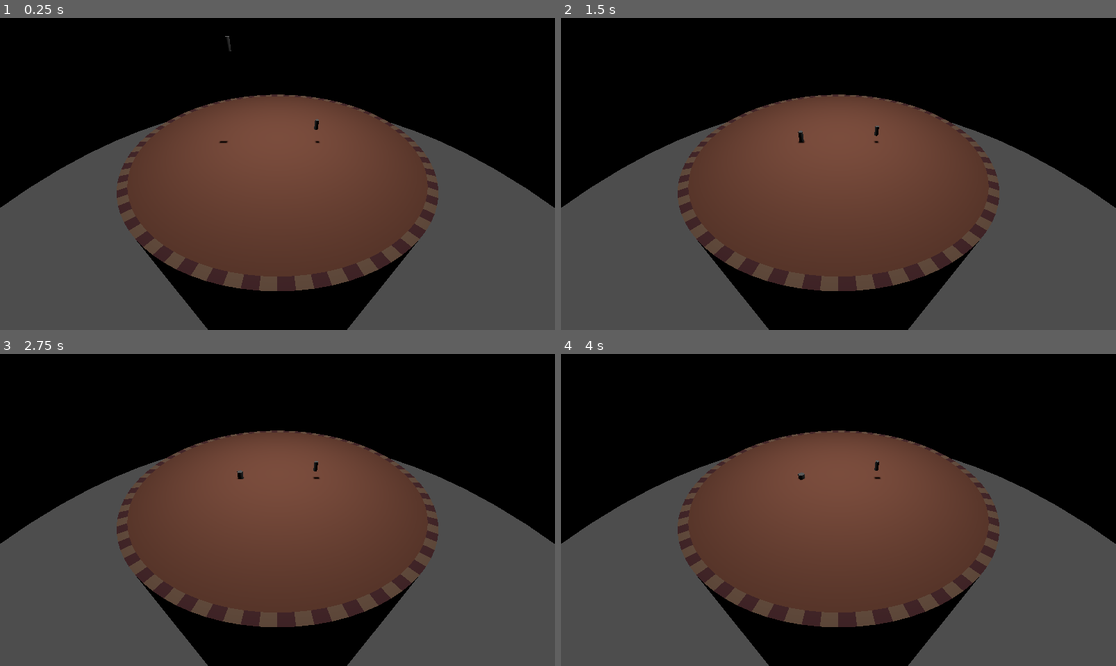
Above: before the commit, frames 1-4 (two rows, left to right).
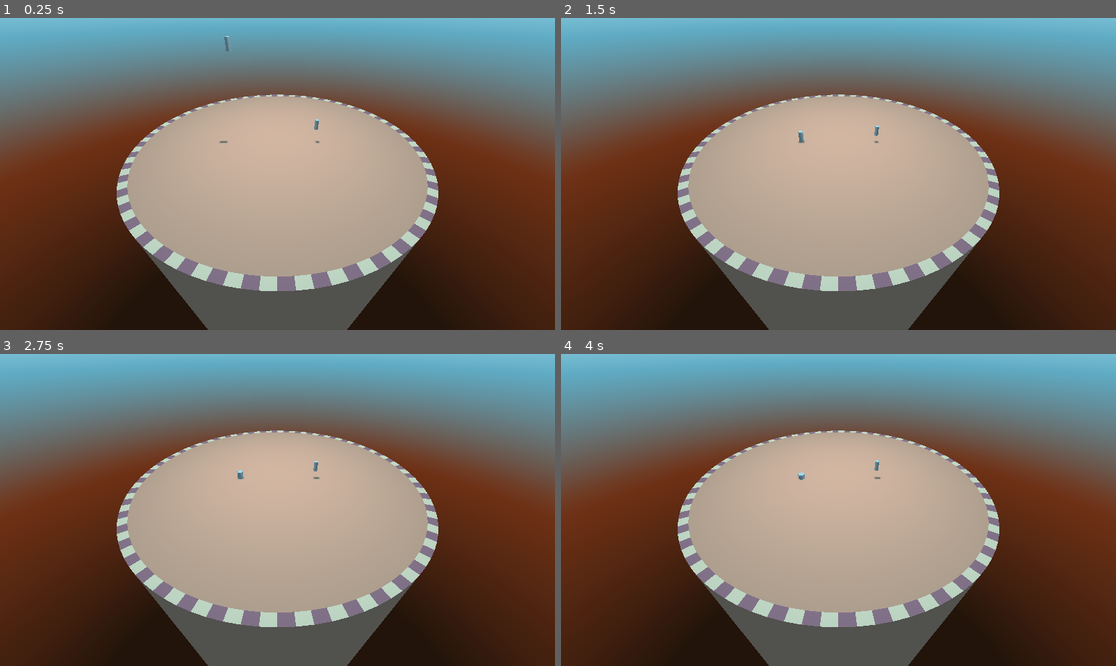
Above: after the commit, the same moments.

Repository: proximadams/Lucky-Erik-Alex-Jam-2025
Game: Godot game, scene res://World.tscn
Two runs of this game, one before a commit and one after it. Both use one fixed random seed, a clock stepped at 60 frames per second and the inputs below.
Inputs:
- Up to frame 1 (0.25 s): no input
- Up to frame 2 (1.5 s): no input
- Up to frame 3 (2.75 s): no input
- Up to frame 4 (4 s): tap Enter at 3.5 s

The runs differ from the first frame. In frame 1, 100% of the frame differs, in the area x 0-100%, y 0-100%; in frame 2, 100%; in frame 3, 100%; in frame 4, 100%.

Commit message:
add background

Diff:
--- a/World.tscn
+++ b/World.tscn
@@ -13,6 +13,24 @@
 albedo_texture = ExtResource("3_t73nb")
 emission = Color(0.226707, 0.226707, 0.226707, 1)
 
+[sub_resource type="Gradient" id="Gradient_rtt0v"]
+offsets = PackedFloat32Array(0.190678, 0.372881, 0.478814, 0.538136, 0.631356)
+colors = PackedColorArray(0.143595, 0.0929463, 0.0618819, 1, 0.442296, 0.198819, 0.0975255, 1, 0.370997, 0.683203, 0.785498, 1, 0.848555, 0.961495, 1, 1, 0.427658, 0.854481, 1, 1)
+
+[sub_resource type="GradientTexture2D" id="GradientTexture2D_mw65n"]
+gradient = SubResource("Gradient_rtt0v")
+fill_from = Vector2(1, 1)
+
+[sub_resource type="PanoramaSkyMaterial" id="PanoramaSkyMaterial_ne7n0"]
+panorama = SubResource("GradientTexture2D_mw65n")
+
+[sub_resource type="Sky" id="Sky_f0f87"]
+sky_material = SubResource("PanoramaSkyMaterial_ne7n0")
+
+[sub_resource type="Environment" id="Environment_hhfu7"]
+background_mode = 2
+sky = SubResource("Sky_f0f87")
+
 [node name="Node3D" type="Node3D"]
 
 [node name="Floor" type="StaticBody3D" parent="."]
@@ -26,6 +44,7 @@
 
 [node name="SM_Skybox" parent="Floor" instance=ExtResource("2_dp8aw")]
 transform = Transform3D(-4.37114e-08, 0, -1, 0, 1, 0, 1, 0, -4.37114e-08, 0.102794, -297.591, -0.309763)
+visible = false
 
 [node name="pCylinder3" parent="Floor/SM_Skybox" index="0"]
 material_override = SubResource("StandardMaterial3D_ofd5i")
@@ -33,7 +52,7 @@
 [node name="Camera3D" type="Camera3D" parent="."]
 transform = Transform3D(-4.37114e-08, 0.642788, -0.766044, 0, 0.766044, 0.642788, 1, 2.80971e-08, -3.34849e-08, -19.2129, 11.5709, 0)
 
-[node name="SpotLight3D" type="SpotLight3D" parent="."]
+[node name="MainSpotlight" type="SpotLight3D" parent="."]
 transform = Transform3D(1, 0, 0, 0, -4.37114e-08, 1, 0, -1, -4.37114e-08, 0, 27.886, 0)
 light_energy = 10.0
 shadow_enabled = true
@@ -46,4 +65,7 @@
 transform = Transform3D(1, 0, 0, 0, 1, 0, 0, 0, 1, 0, 3, 4)
 playerID = 1
 
+[node name="WorldEnvironment" type="WorldEnvironment" parent="."]
+environment = SubResource("Environment_hhfu7")
+
 [editable path="Floor/SM_Skybox"]
Not shown: 1 places in World.tscn that only renumber resources
